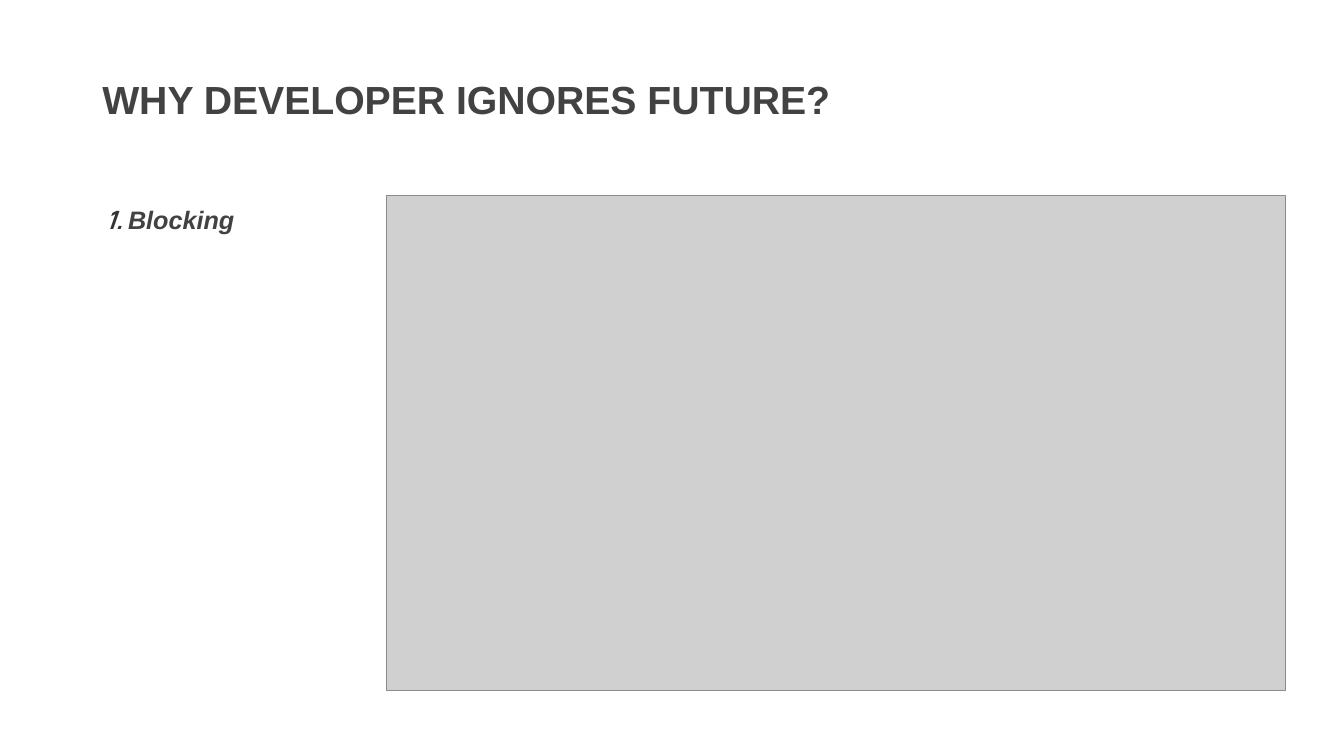
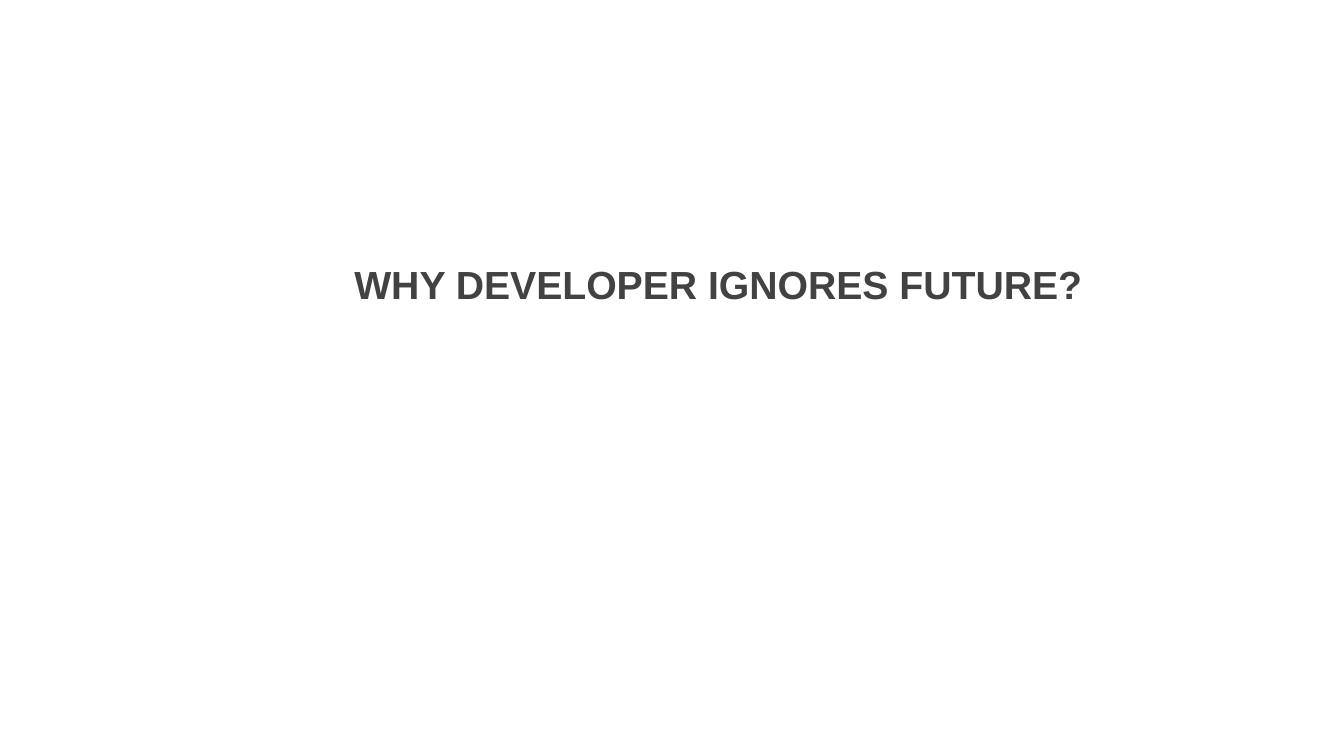
Before and after one commit to DevDay2019-AxonActive/DevDay2019---Advanced-Java, a slide deck: slide 8 of presentations/java_future.pptx (slide 7 before the commit). Drawn at 1344x756 pixels with LibreOffice and Linux fonts; fonts in the diff are those of the drawing; grey boxes stand for pictures; background and template pictures are left out. Boxes give left, top, right and bottom in pixels: in the first picture for what was removed or moved away, otherwise in the second. Text is boxed around its words. In the diff, an @@ line names an element or a change of style, - is before the commit and + after.

Commit message:
Update slide for comletable future

```diff
--- a/presentations/java_future.pptx
+++ b/presentations/java_future.pptx
@@ picture removed at bbox=[386, 196, 1286, 690] @@
@@ text removed at bbox=[105, 210, 234, 234] @@
-1. Blocking
@@ text "WHY DEVELOPER IGNORES FUTURE?": place and size @@
-text "WHY DEVELOPER IGNORES FUTURE?" at bbox=[102, 86, 830, 115]
+text "WHY DEVELOPER IGNORES FUTURE?" at bbox=[354, 271, 1082, 300]
```
Also in this commit, not shown: 3 other slides changed, 19 slides added, 9 slides removed.
